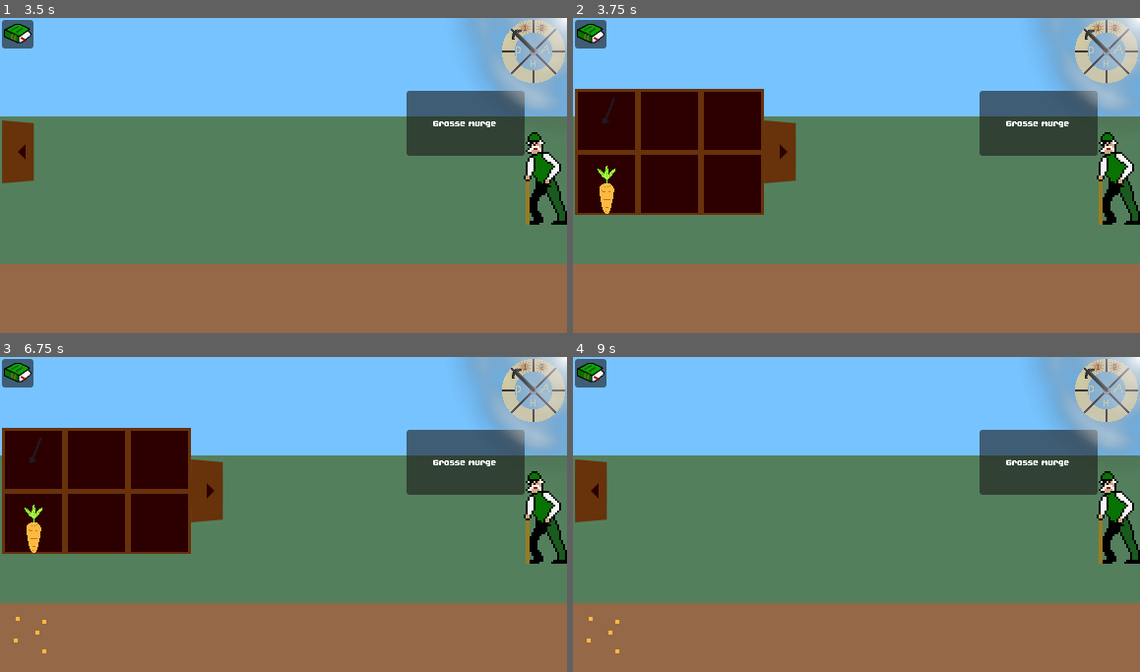
Above: before the commit, frames 1-4 (two rows, left to right).
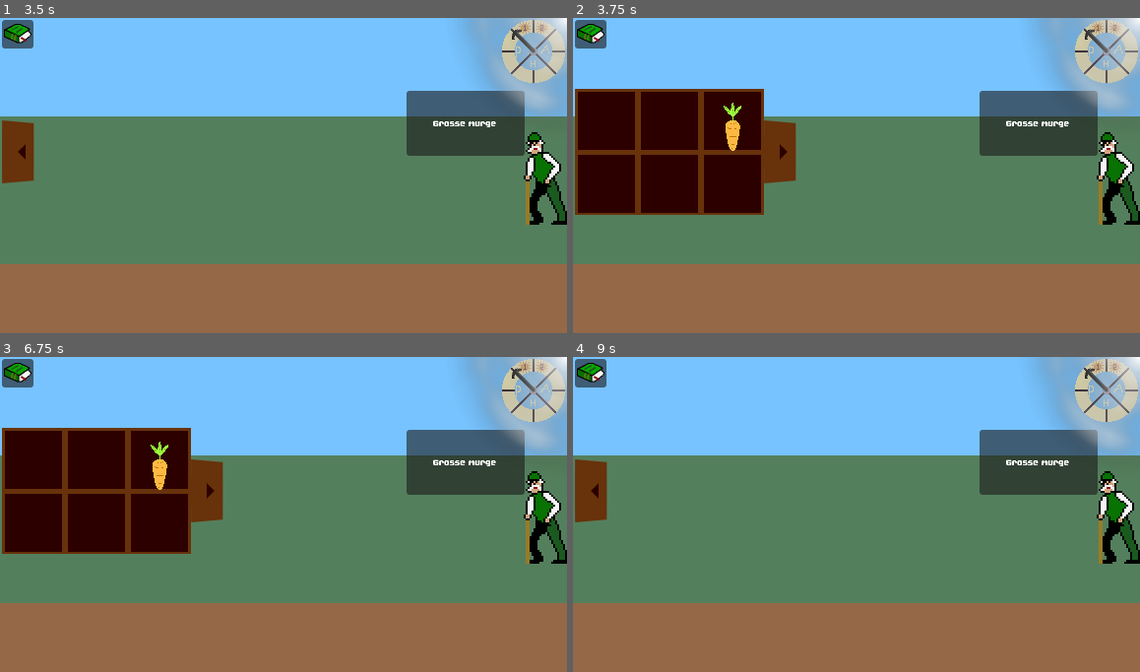
Above: after the commit, the same moments.

Repository: JustAlternate/Regenerative_Game_Jam
Game: Godot game, scene res://Scenes/menu.tscn
The game is run twice, just before and just after one commit, with the same random seed, the same clock (stepped at 60 frames per second) and the same inputs. The engine's default icon, where the game draws it, is replaced by a stand-in: a white triangle on a blue panel in a dark square.
Inputs (mouse positions are in pixels of both pictures, inside the frame that each line leads up to; where the layout moved, square brackets give the same spot in the first picture):
- Up to frame 1 (3.5 s): click "Play" at 0.5 s; click (34, 270) at 1.27 s; click (532, 52) at 2 s; click "Play" at 2.75 s
- Up to frame 2 (3.75 s): click (607, 153) at 3.5 s
- Up to frame 3 (6.75 s): click (158, 460) [34, 460] at 4.25 s; click (158, 460) [34, 523] at 5 s; click (158, 523) at 5.77 s; click (34, 609) at 6.52 s
- Up to frame 4 (9 s): click (731, 460) [607, 460] at 7.25 s; click (731, 460) [607, 523] at 8 s; click (794, 492) at 8.75 s

Frame 1 is identical in both runs. In frame 2, 0.5% of the frame differs, in the area x 4-30%, y 25-63%; in frame 3, 0.6%, in the area x 2-30%, y 25-95%; in frame 4, less than 0.1%.

Commit message:
roulage de pelles

Diff:
--- a/Scenes/plant_spot.tscn
+++ b/Scenes/plant_spot.tscn
@@ -19,6 +19,7 @@
 script = ExtResource("1_n4gmj")
 
 [node name="plant" parent="." instance=ExtResource("2_w5nbq")]
+plant_type = "None"
 
 [node name="Button" type="TextureButton" parent="."]
 layout_direction = 1
--- a/Scenes/seed_drawer.tscn
+++ b/Scenes/seed_drawer.tscn
@@ -1,11 +1,9 @@
-[gd_scene load_steps=7 format=3 uid="uid://cpc1baduxkefv"]
+[gd_scene load_steps=5 format=3 uid="uid://cpc1baduxkefv"]
 
-[ext_resource type="Texture2D" uid="uid://cgbe5isvij3y0" path="res://Assets/sprites/seed_drawer/button_closed.png" id="1_fiswa"]
+[ext_resource type="Texture2D" uid="uid://bejti4xwfm0bd" path="res://Assets/sprites/seed_drawer/button_closed.png" id="1_fiswa"]
 [ext_resource type="Script" path="res://Scripts/seed_drawer.gd" id="1_g10ax"]
-[ext_resource type="Texture2D" uid="uid://cpnssgt024faa" path="res://Assets/sprites/seed_drawer/container_background.png" id="1_ue06r"]
 [ext_resource type="PackedScene" uid="uid://y7p56ox4gd3m" path="res://Scenes/seed_container.tscn" id="2_ck28v"]
-[ext_resource type="Texture2D" uid="uid://cedsyw2jb654w" path="res://Assets/sprites/seed_drawer/button_opened.png" id="2_r2j8y"]
-[ext_resource type="Texture2D" uid="uid://b7qergjl8gme0" path="res://Assets/sprites/shovel.png" id="3_06koj"]
+[ext_resource type="Texture2D" uid="uid://cinea1fhapo7t" path="res://Assets/sprites/seed_drawer/button_opened.png" id="2_r2j8y"]
 
 [node name="seed_drawer" type="Node2D"]
 script = ExtResource("1_g10ax")
@@ -24,12 +22,6 @@
 theme_override_constants/v_separation = 0
 columns = 3
 
-[node name="ContainerChovel" parent="HBoxContainer/GridContainer" instance=ExtResource("2_ck28v")]
-layout_mode = 2
-Seed_Texture = ExtResource("3_06koj")
-is_shovel = true
-activated = true
-
 [node name="Container3" parent="HBoxContainer/GridContainer" instance=ExtResource("2_ck28v")]
 layout_mode = 2
 
@@ -43,9 +35,11 @@
 [node name="Container5" parent="HBoxContainer/GridContainer" instance=ExtResource("2_ck28v")]
 layout_mode = 2
 
-[node name="ContainerShovel" type="TextureButton" parent="HBoxContainer/GridContainer"]
+[node name="Container6" parent="HBoxContainer/GridContainer" instance=ExtResource("2_ck28v")]
 layout_mode = 2
-texture_normal = ExtResource("1_ue06r")
+
+[node name="Container7" parent="HBoxContainer/GridContainer" instance=ExtResource("2_ck28v")]
+layout_mode = 2
 
 [node name="OpenDrawerButton" type="TextureButton" parent="HBoxContainer"]
 layout_mode = 2
--- a/Scripts/global_variables.gd
+++ b/Scripts/global_variables.gd
@@ -1,5 +1,4 @@
 extends Node
-
 
 var action_picked = "Graine"
 var seed_picked = "carrot"
--- a/Scripts/plant_spot.gd
+++ b/Scripts/plant_spot.gd
@@ -21,12 +21,3 @@
 	if GlobalVariables.action_picked == "seed":
 		if $plant.plant_type == "None":
 			$plant.add_plant(GlobalVariables.seed_picked)
-
-	if GlobalVariables.action_picked == "shovel" and $plant.plant_type != "None":
-		shovel_level += 1
-		if shovel_level == 2:
-			$plant.remove_plant()
-			$shovel.visible = false
-			shovel_level = 0
-		else:
-			$shovel.visible = true
--- a/Scripts/plante.gd
+++ b/Scripts/plante.gd
@@ -125,7 +125,7 @@
 
 # Called when the node enters the scene tree for the first time.
 func _ready():
-	$sprite.animation = plant_type+"_0"
+	$sprite.animation = "vide"
 	position.x = 0
 	position.y = 0
 	state = 0 # 0=graine, 1=plante_1, 2=plant_2, -1=morte.
@@ -136,8 +136,9 @@
 	pass
 
 func add_plant(type):
-	plant_type = type
-	$sprite.animation = plant_type+"_0"
+	if type != "None":
+		plant_type = type
+		$sprite.animation = plant_type+"_0"
 
 func remove_plant():
 	if not plant_type == "None":
@@ -148,6 +149,6 @@
 func next_quarter_of_season():
 	if not plant_type == "None":
 		print("updating state")
-		if state <= dico_caracteristique["number_of_phases"][plant_type]:
+		if state < dico_caracteristique["number_of_phases"][plant_type]:
 			state += 1
 			$sprite.animation = plant_type+"_"+str(state)
--- a/Scripts/seed_container.gd
+++ b/Scripts/seed_container.gd
@@ -35,19 +35,8 @@
 
 
 func _on_pressed():
-	print("a")
-	if not is_shovel:
-		if (GlobalVariables.action_picked == "seed" and GlobalVariables.seed_picked == seed_name): #this seed is selected
-			print("b")
-			GlobalVariables.action_picked = "none"
-		else:
-			print("c")
-			GlobalVariables.action_picked = "seed"
-			GlobalVariables.seed_picked = seed_name
-	else: #is_shovel
-		if (GlobalVariables.action_picked == "shovel"):
-			print("d")
-			GlobalVariables.action_picked = "none"
-		else:
-			print("e")
-			GlobalVariables.action_picked = "shovel"
+	if (GlobalVariables.action_picked == "seed" and GlobalVariables.seed_picked == seed_name): #this seed is selected
+		GlobalVariables.action_picked = "none"
+	else:
+		GlobalVariables.action_picked = "seed"
+		GlobalVariables.seed_picked = seed_name
Not shown: 1 places in Scenes/seed_container.tscn that only renumber resources
